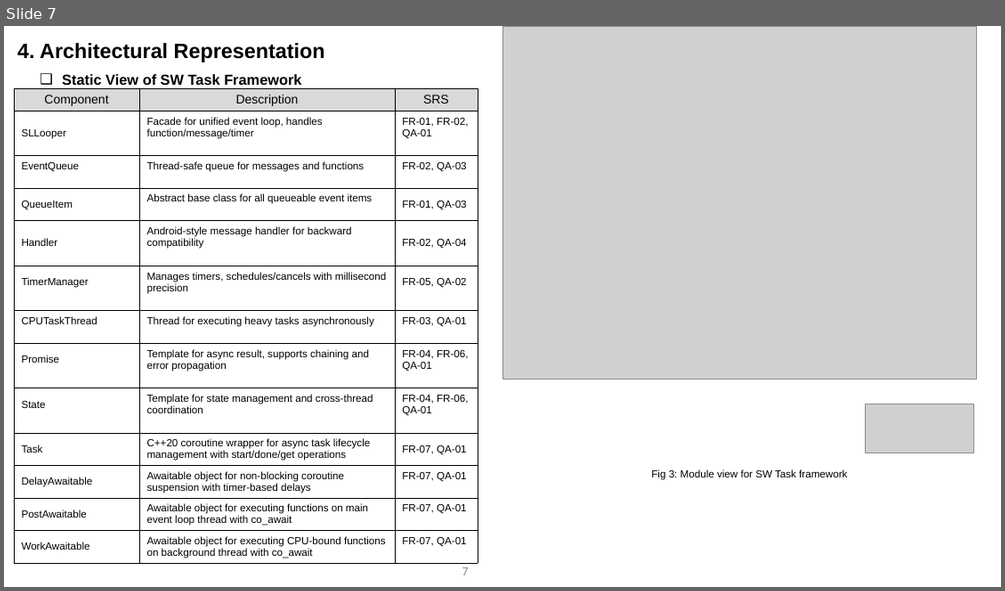
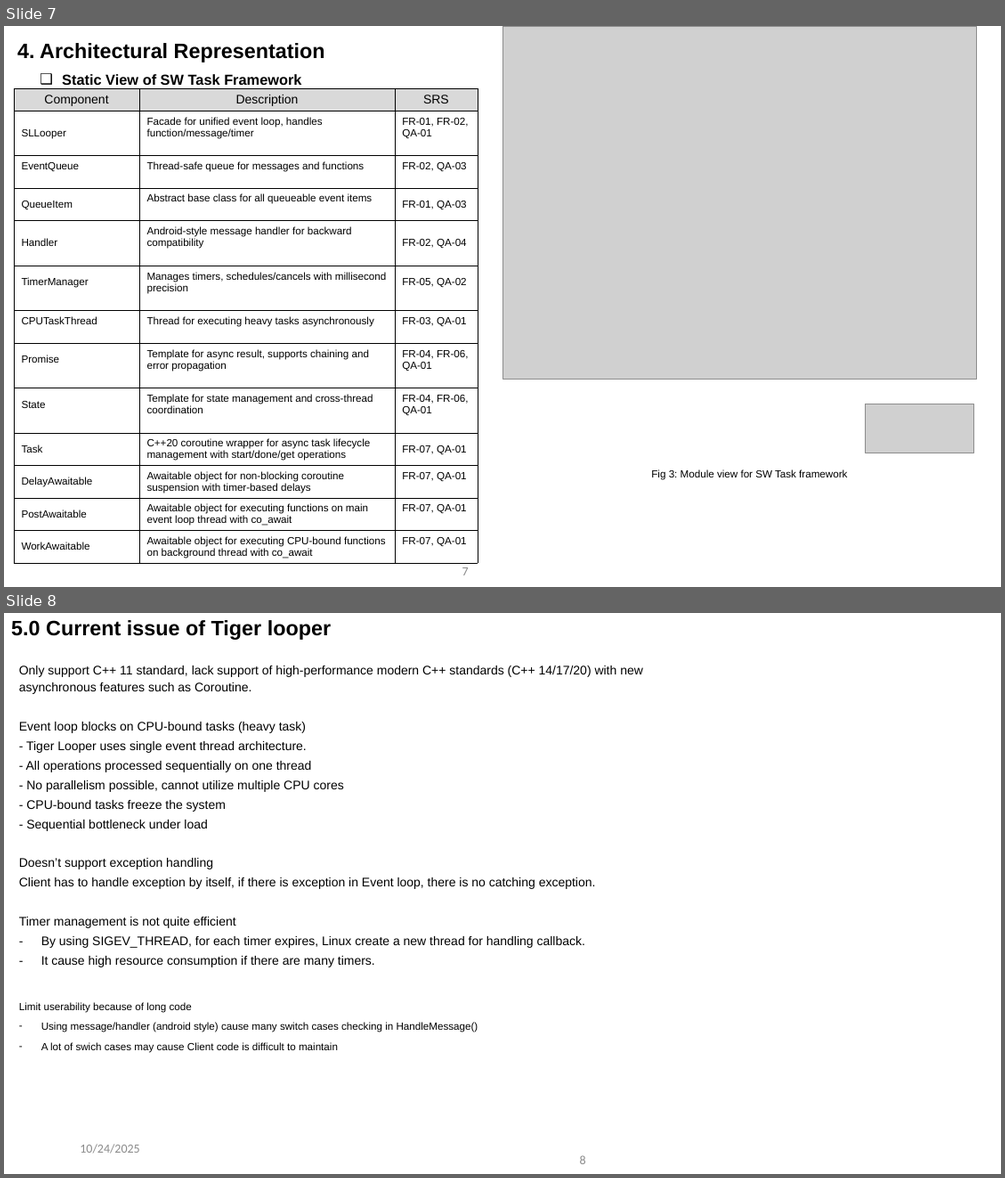
Before and after one commit to taikt/sw_task, a slide deck: doc/2025_SW_Task_Event_Loop_tai2.tran_v1.5.pptx. Shown one above the other, each under a label of ours: slide 7 before the commit, slides 7 and 8 after it. The pictures are 1005x591 and 1005x1178 pixels, drawn with LibreOffice and Linux fonts; fonts in the diff are those of the drawing; grey boxes stand for pictures. Boxes give left, top, right and bottom in pixels: in the first picture for what was removed or moved away, otherwise in the second. Text is boxed around its words. In the diff, an @@ line names an element or a change of style, - is before the commit and + after.

Commit message:
update

```diff
--- a/doc/2025_SW_Task_Event_Loop_tai2.tran_v1.5.pptx
+++ b/doc/2025_SW_Task_Event_Loop_tai2.tran_v1.5.pptx
@@ slide 8 added at (4,613,1001,1174), background #FFFFFF @@
@@ text added at (11,620,331,640), 20 pt, text #000000, bold @@
+5.0 Current issue of Tiger looper
@@ text added at (19,666,643,1053), 12 pt, text #000000 @@
+Only support C++ 11 standard, lack support of high-performance modern C++ standards (C++ 14/17/20) with new asynchronous features such as Coroutine.
+Event loop blocks on CPU-bound tasks (heavy task)
+- Tiger Looper uses single event thread architecture.
+- All operations processed sequentially on one thread
+- No parallelism possible, cannot utilize multiple CPU cores
+- CPU-bound tasks freeze the system
+- Sequential bottleneck under load
+Doesn’t support exception handling
+Client has to handle exception by itself, if there is exception in Event loop, there is no catching exception.
+Timer management is not quite efficient
+– By using SIGEV_THREAD, for each timer expires, Linux create a new thread for handling callback.
+– It cause high resource consumption if there are many timers.
+Limit userability because of long code
+– Using message/handler (android style) cause many switch cases checking in HandleMessage()
+– A lot of swich cases may cause Client code is difficult to maintain
@@ text added at (80,1143,139,1153), 12 pt, text #8C8C8C @@
+10/24/2025
@@ page number added at (580,1155,586,1164), 12 pt, text #8C8C8C @@
+8
```
Also in this commit, not shown: 40 slides changed.
